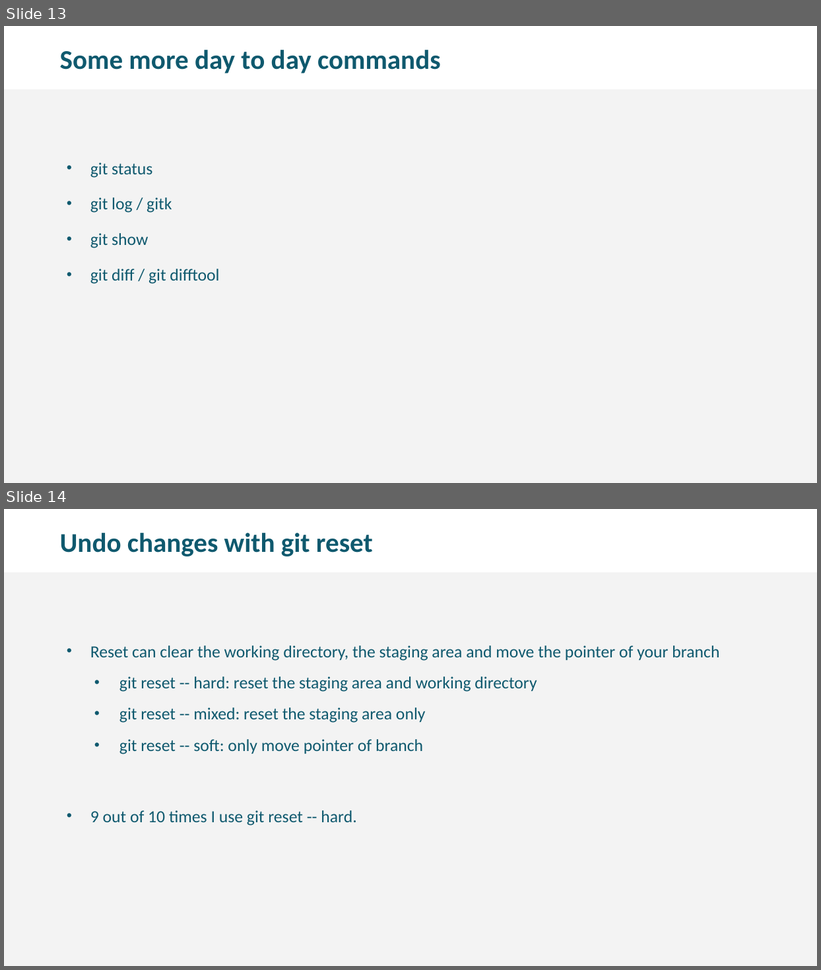
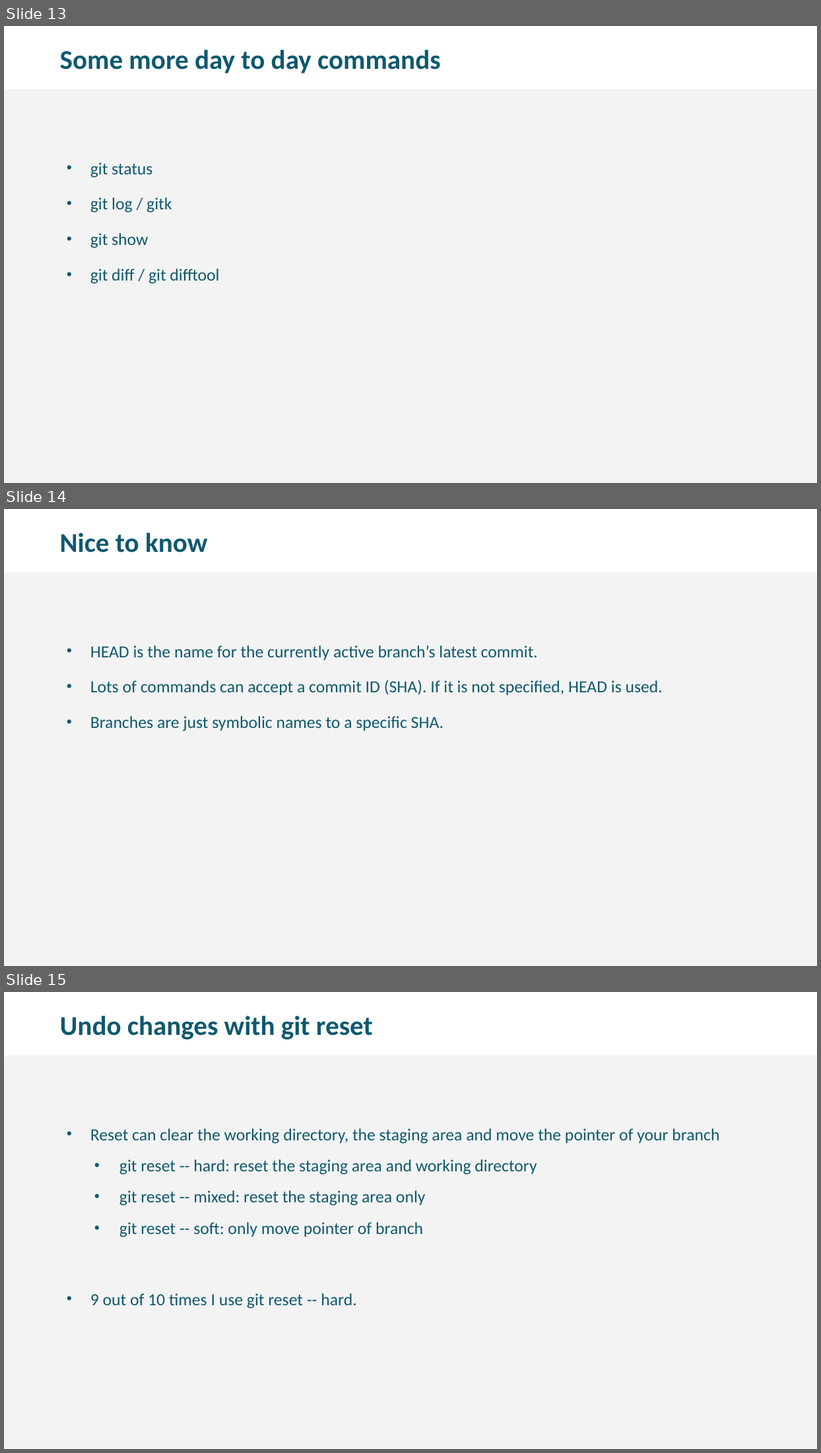
Before and after one commit to WilbertOnGithub/GitTraining_Beginners, a slide deck: Git training beginners.pptx. Shown one above the other, each under a label of ours: slides 13 and 14 before the commit, slides 13, 14 and 15 after it. The pictures are 821x970 and 821x1453 pixels, drawn with LibreOffice and Linux fonts; fonts in the diff are those of the drawing; background and template pictures are left out. Boxes give left, top, right and bottom in pixels: in the first picture for what was removed or moved away, otherwise in the second. Text is boxed around its words. In the diff, an @@ line names an element or a change of style, - is before the commit and + after.

```diff
--- a/Git training beginners.pptx
+++ b/Git training beginners.pptx
@@ slide 14 added at box(4, 509, 817, 966), background #FFFFFF; not listed: 1 template element that a slide beside it also shows @@
@@ title added at box(60, 533, 207, 553), 32 pt, text #0F596E, bold @@
+Nice to know
@@ text added at box(90, 646, 663, 731), 20 pt, text #0F596E @@
+• HEAD is the name for the currently active branch’s latest commit.
+• Lots of commands can accept a commit ID (SHA). If it is not specified, HEAD is used.
+• Branches are just symbolic names to a specific SHA.
@@ what was slide 14 is now slide 15 @@
```
Also in this commit, not shown: 1 slide changed.
